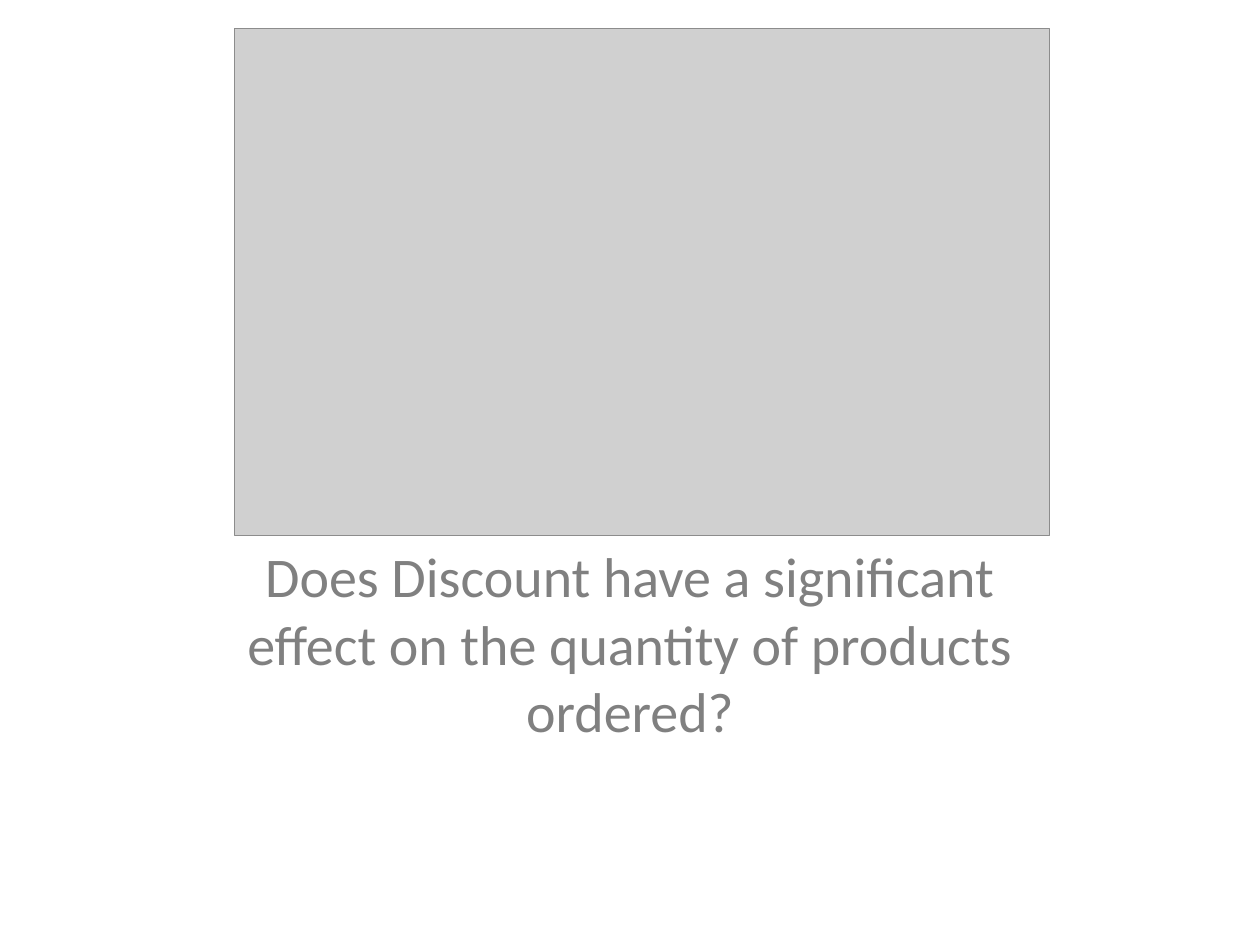
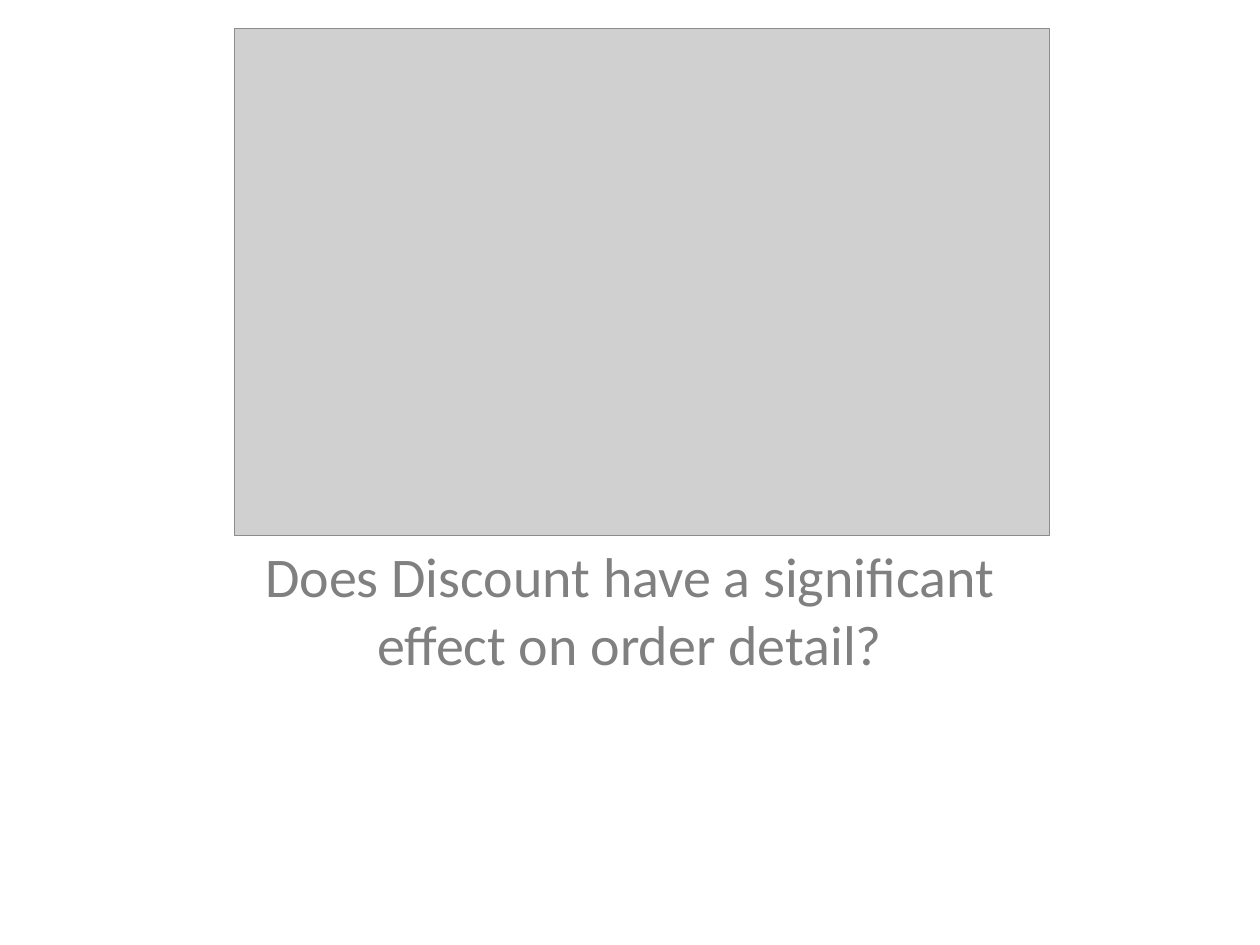
Before and after one commit to Sue-Mir/Module2_Project_Hypothesis_Testing, a slide deck: slide 1 of Project2_HypothesisTesting_NonTechnicalPresentation.pptx. Drawn at 1260x945 pixels with LibreOffice and Linux fonts; fonts in the diff are those of the drawing; grey boxes stand for pictures. Boxes give left, top, right and bottom in pixels: in the first picture for what was removed or moved away, otherwise in the second. Text is boxed around its words. In the diff, an @@ line names an element or a change of style, - is before the commit and + after.

```diff
--- a/Project2_HypothesisTesting_NonTechnicalPresentation.pptx
+++ b/Project2_HypothesisTesting_NonTechnicalPresentation.pptx
@@ subtitle at box(265, 558, 994, 666): text changed @@
-Does Discount have a significant effect on the quantity of products ordered?
+Does Discount have a significant effect on order detail?
```
Also in this commit, not shown: 4 other slides changed, 6 slides added, 3 slides removed.
